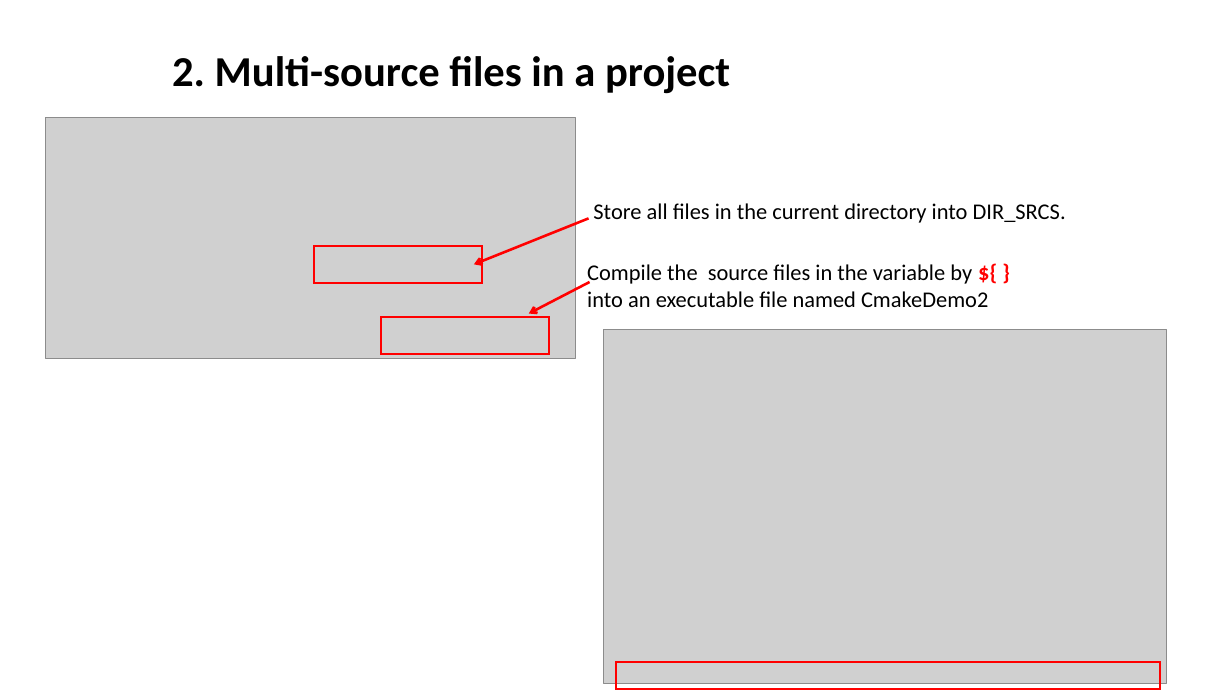
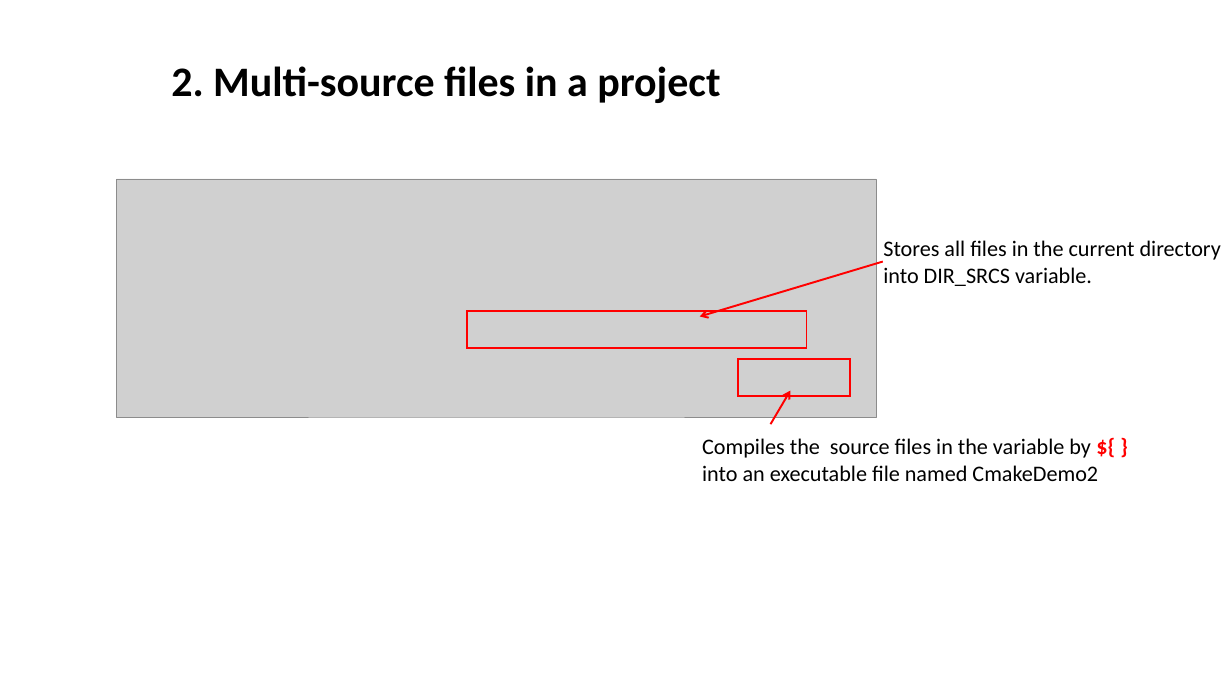
Before and after one commit to ShiqiYu/CPP, a slide deck: slide 11 of week05/Lab05.pptx. Drawn at 1232x693 pixels with LibreOffice and Linux fonts; fonts in the diff are those of the drawing; grey boxes stand for pictures; background and template pictures are left out. Boxes give left, top, right and bottom in pixels: in the first picture for what was removed or moved away, otherwise in the second. Text is boxed around its words. In the diff, an @@ line names an element or a change of style, - is before the commit and + after.

```diff
--- a/week05/Lab05.pptx
+++ b/week05/Lab05.pptx
@@ text "2. Multi-source files in a ...": place and size @@
-text "2. Multi-source files in a ..." at <box>172,56,730,94</box>
+text "2. Multi-source files in a ..." at <box>171,66,720,103</box>
@@ text "2. Multi-source files in a ..." at <box>171,66,720,103</box>: size 33.2 to 32.7 pt @@
@@ picture: place and size @@
-picture at <box>45,118,576,359</box>
+picture at <box>116,179,876,418</box>
@@ arrow moved from (589, 218) - (474, 264) to (883, 262) - (700, 317) @@
@@ arrow (883, 262) - (700, 317): stroke #FF0000 2 pt to #FF0000 1.5 pt @@
@@ text at <box>883,240,1221,286</box>: text changed; size 17.6 to 17.2 pt @@
-Store all files in the current directory into DIR_SRCS.
+Stores all files in the current directory
+into DIR_SRCS variable.
@@ rectangle: place and size @@
-rectangle at <box>314,246,482,283</box>
+rectangle at <box>467,311,807,348</box>
@@ picture removed at <box>604,329,1167,683</box> @@
@@ rectangle: place and size @@
-rectangle at <box>382,317,549,354</box>
+rectangle at <box>738,360,850,396</box>
@@ arrow moved from (590, 282) - (529, 313) to (771, 424) - (790, 391) @@
@@ arrow (771, 424) - (790, 391): stroke #FF0000 2 pt to #FF0000 1.5 pt @@
@@ text at <box>702,438,1098,481</box>: text changed; size 17.6 to 17.2 pt @@
-Compile the source files in the variable by ${ } into an executable file named CmakeDemo2
+Compiles the source files in the variable by ${ } into an executable file named CmakeDemo2
@@ rectangle removed at <box>616,663,1161,689</box> @@
```
Also in this commit, not shown: 12 other slides changed, 3 slides added, 4 slides removed, 1 other file.
